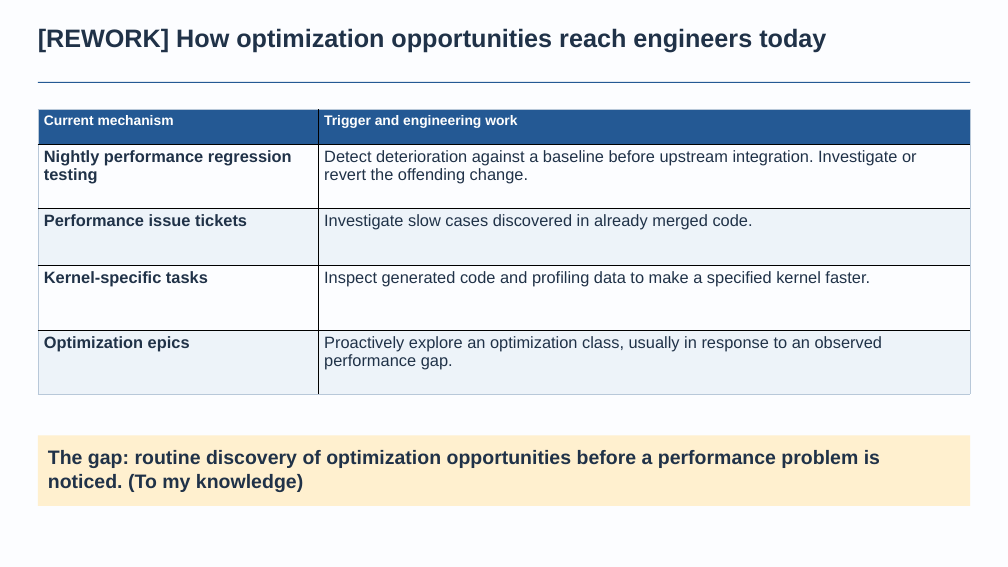
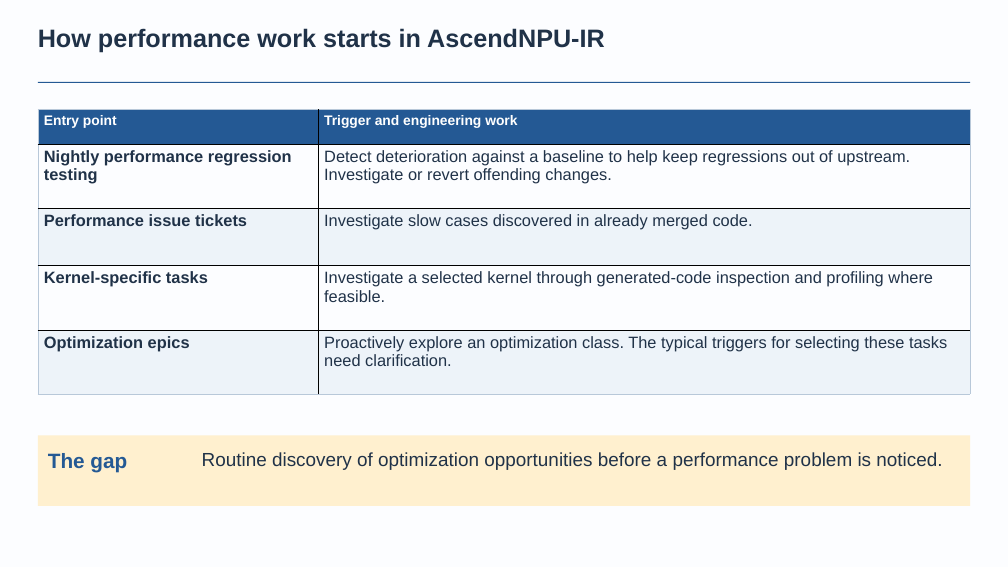
Before and after one commit to BonZirka/ascend-npu-optimization-research, a slide deck: slide 2 of output/ascend-optimization-pitch/ascend-optimization-technical.pptx. Drawn at 1008x567 pixels with LibreOffice and Linux fonts; fonts in the diff are those of the drawing. Boxes give left, top, right and bottom in pixels: in the first picture for what was removed or moved away, otherwise in the second. Text is boxed around its words. In the diff, an @@ line names an element or a change of style, - is before the commit and + after.

Commit message:
Refine slide two current-practice framing
Name the AscendNPU-IR workflow, use Entry point, clarify regression testing and profiling availability, and emphasize The gap without the parenthetical qualifier. Preserve the other slides and refresh PDF and preview.

```diff
--- a/output/ascend-optimization-pitch/ascend-optimization-technical.pptx
+++ b/output/ascend-optimization-pitch/ascend-optimization-technical.pptx
@@ text at [38, 28, 605, 53]: text changed @@
-[REWORK] How optimization opportunities reach engineers today
+How performance work starts in AscendNPU-IR
@@ table at [37, 109, 970, 394] @@
-row 1, column 1: Current mechanism
+row 1, column 1: Entry point
-row 2, column 2: Detect deterioration against a baseline before upstream integration. Investigate or revert the offending change.
+row 2, column 2: Detect deterioration against a baseline to help keep regressions out of upstream. Investigate or revert offending changes.
-row 4, column 2: Inspect generated code and profiling data to make a specified kernel faster.
+row 4, column 2: Investigate a selected kernel through generated-code inspection and profiling where feasible.
-row 5, column 2: Proactively explore an optimization class, usually in response to an observed performance gap.
+row 5, column 2: Proactively explore an optimization class. The typical triggers for selecting these tasks need clarification.
@@ text in rectangle at [48, 450, 880, 492]: text removed @@
-The gap: routine discovery of optimization opportunities before a performance problem is noticed. (To my knowledge)
@@ text added at [48, 453, 127, 472], 24.8 pt, text #245994, bold @@
+The gap
@@ text added at [202, 452, 942, 470], 22.5 pt, text #203248 @@
+Routine discovery of optimization opportunities before a performance problem is noticed.
```
Also in this commit, not shown: 4 other files.
